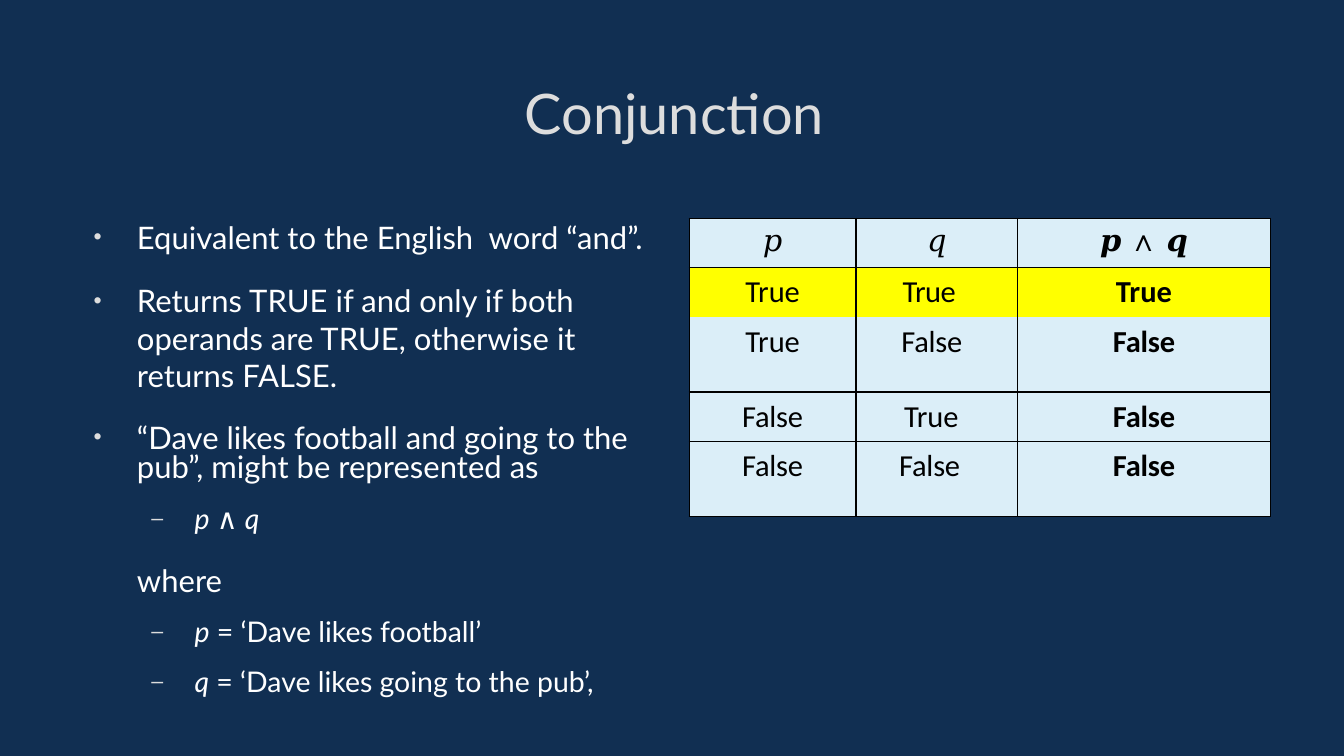
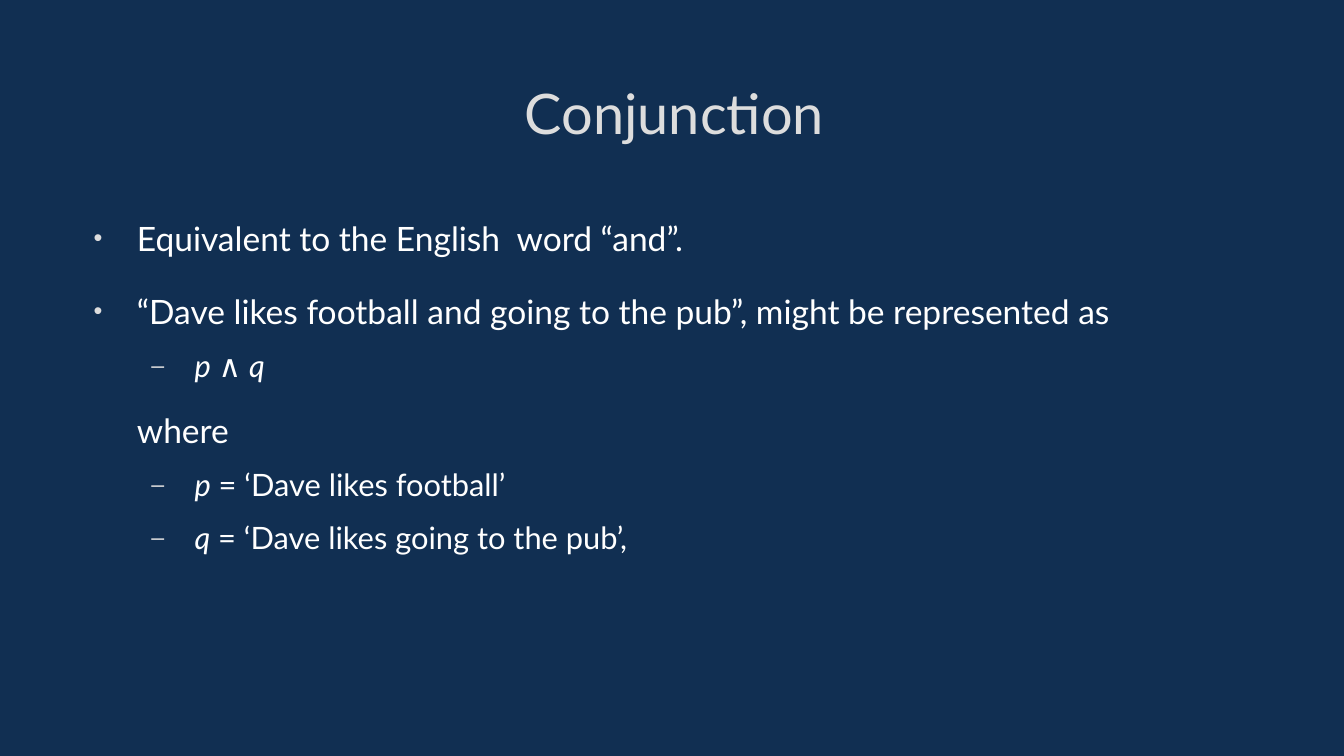
Before and after one commit to davidgundry/maths22-23, a slide deck: slide 21 of slides/maths-5-propositional-logic.odp (slide 19 before the commit). Drawn at 1344x756 pixels with LibreOffice and Linux fonts; fonts in the diff are those of the drawing. Boxes give left, top, right and bottom in pixels: in the first picture for what was removed or moved away, otherwise in the second. Text is boxed around its words. In the diff, an @@ line names an element or a change of style, - is before the commit and + after.

```diff
--- a/slides/maths-5-propositional-logic.odp
+++ b/slides/maths-5-propositional-logic.odp
@@ text "Equivalent to the English word ..." at box(137, 225, 1109, 555): size 18.3 to 19.8 pt in "Equivalent to the English word “and”.", "“Dave likes football and going to the ...", "where"; size 16.8 to 18.2 pt in "p ∧ q", "p = ‘Dave likes football’", "q = ‘Dave likes going to the ..."; line spacing 0.8 to 1 @@
@@ table removed at box(689, 218, 1271, 517), 5 rows, 3 columns @@
-𝑝 | 𝑞 | 𝒑 ∧ 𝒒
-True | True | True
-True | False | False
-False | True | False
-False | False | False
@@ text at box(137, 289, 576, 388): paragraph removed @@
-• Returns TRUE if and only if both operands are TRUE, otherwise it returns FALSE.
```
Also in this commit, not shown: 32 other slides changed, 8 slides added, 1 slide removed, 18 other files.
